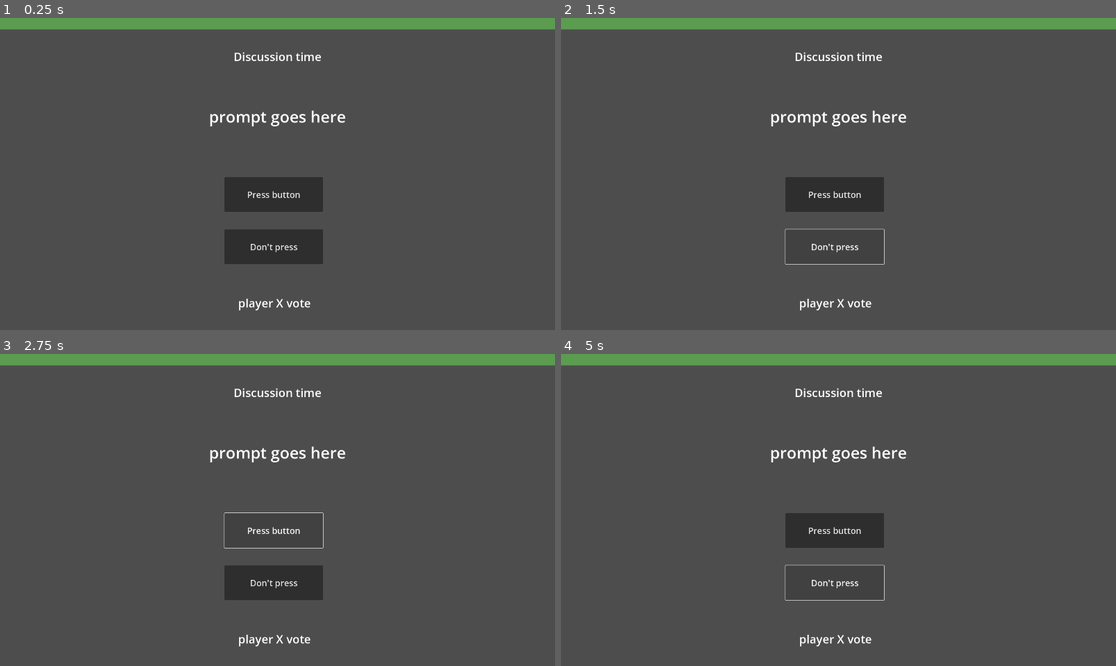
Above: before the commit, frames 1-4 (two rows, left to right).
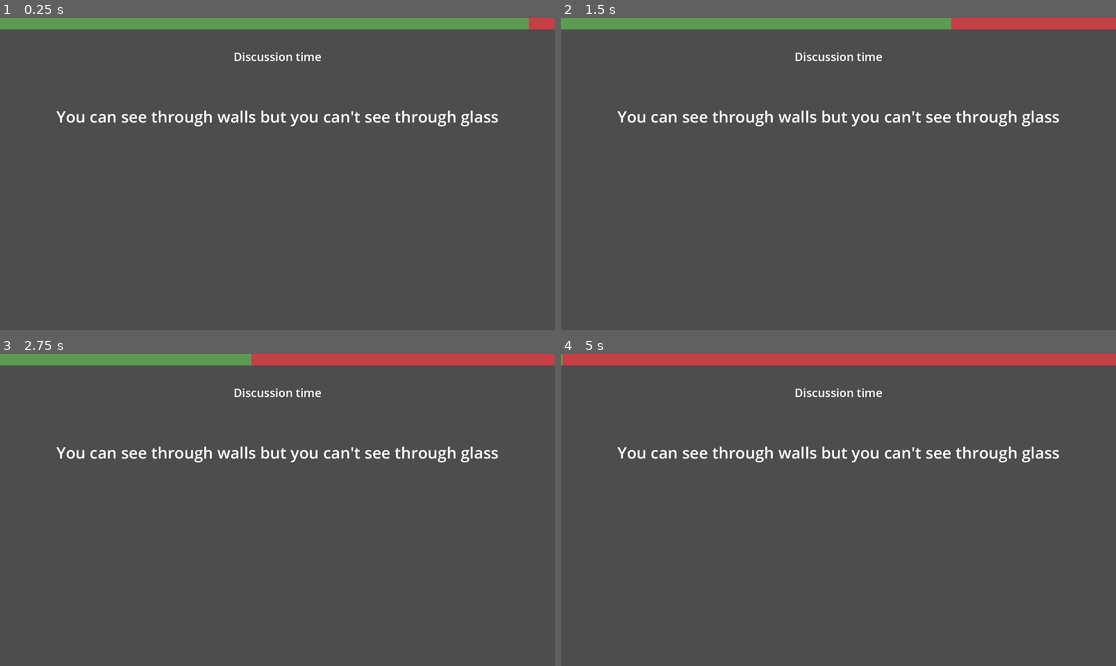
Above: after the commit, the same moments.

Repository: Beepered/WouldYouPressButton
Game: Godot game, scene res://Level.tscn
Two runs of this game, one before a commit and one after it. Both use one fixed random seed, a clock stepped at 60 frames per second and the inputs below.
Inputs (mouse positions are in pixels of both pictures, inside the frame that each line leads up to):
- Up to frame 1 (0.25 s): no input
- Up to frame 2 (1.5 s): click (832, 195) at 0.5 s, where only the run before the commit has a clickable "Press button"; click (832, 245) at 1.25 s, where only the run before the commit has a clickable "Don't press"
- Up to frame 3 (2.75 s): click (271, 531) at 2 s, where only the run before the commit has a clickable "Press button"
- Up to frame 4 (5 s): click (832, 581) at 2.75 s, where only the run before the commit has a clickable "Don't press"; click (832, 531) at 3.5 s, where only the run before the commit has a clickable "Press button"; click (832, 581) at 4.25 s, where only the run before the commit has a clickable "Don't press"

The runs differ from the first frame. In frame 1, 5.5% of the frame differs, in the area x 10-100%, y 0-94%; in frame 2, 4.7%; in frame 3, 5.7%; in frame 4, 7.4%, in the area x 0-100%, y 0-94%.
Error before the commit: Attempt to call function 'start' in base 'null instance' on a null instance. (res://GameManager.gd:36)

Commit message:
fixed variables

Diff:
--- a/GameManager.gd
+++ b/GameManager.gd
@@ -15,25 +15,27 @@
 var votes = [] # list of 0, 1, or 999, 0 means yes, 1 means no, 999 means no vote
 
 # game object variables except for timers just to read easier
-@onready var progressBar = $ProgressBar
-@onready var gameText = $"gameText" # text will change from "discussion time" to "voting time"
-@onready var prompt = $prompt
-@onready var playerName = $"player name"
-@onready var yesButton = $YesButton
-@onready var noButton = $NoButton
+@onready var progressBar = $"Game voting stuff/ProgressBar"
+@onready var gameText = $"Game voting stuff/gameText" # text will change from "discussion time" to "voting time"
+@onready var prompt = $"Game voting stuff/prompt"
+@onready var playerName = $"Game voting stuff/player name"
+@onready var yesButton = $"Game voting stuff/YesButton"
+@onready var noButton = $"Game voting stuff/NoButton"
+@onready var discussTimer = $"Game voting stuff/discussion timer"
+@onready var voteTimer = $"Game voting stuff/vote timer"
 
 func _ready() -> void:
 	# ask number of players
 	begin_discussion()
 
 func _process(delta: float) -> void:
-	if ($"discussion timer".time_left > 0):
-		progressBar.value = ($"discussion timer".time_left / $"discussion timer".wait_time) * 100
-	elif ($"vote timer".time_left > 0):
-		progressBar.value = ($"vote timer".time_left / $"vote timer".wait_time) * 100
+	if (discussTimer.time_left > 0):
+		progressBar.value = (discussTimer.time_left / discussTimer.wait_time) * 100
+	elif (voteTimer.time_left > 0):
+		progressBar.value = (voteTimer.time_left / voteTimer.wait_time) * 100
 
 func begin_discussion():
-	$"discussion timer".start()
+	discussTimer.start()
 	gameText.text = "Discussion time"
 	prompt.text = prompts[randi() % prompts.size()]
 	playerName.visible = false
@@ -41,7 +43,7 @@
 	noButton.visible = false;
 
 func begin_voting():
-	$"vote timer".start()
+	voteTimer.start()
 	numVoted = 0
 	votes = []
 	gameText.text = "Voting time"
@@ -66,9 +68,9 @@
 	numVoted += 1
 	votes.push_back(voteNum)
 	if(numVoted < numPlayers): # skip to next person because player did not vote
-		$"vote timer".start()
+		voteTimer.start()
 		playerName.text = "player " + str(numVoted + 1)
 	else: # once everyone has voted
-		$"vote timer".stop()
+		voteTimer.stop()
 		# check the "votes" array variable to see who is in majority
 		begin_discussion()
